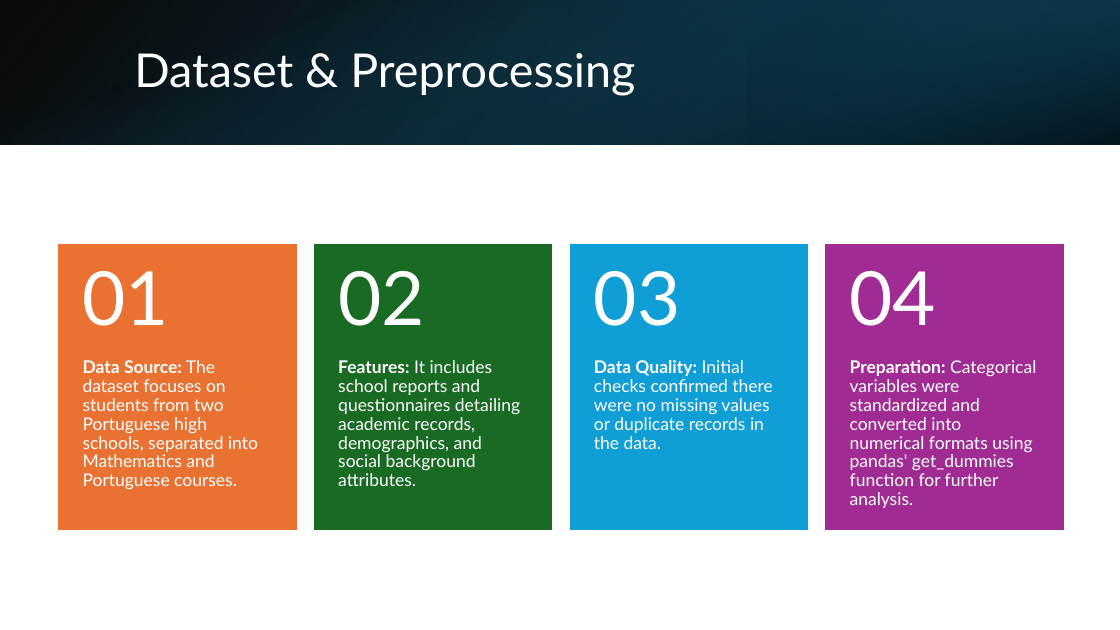
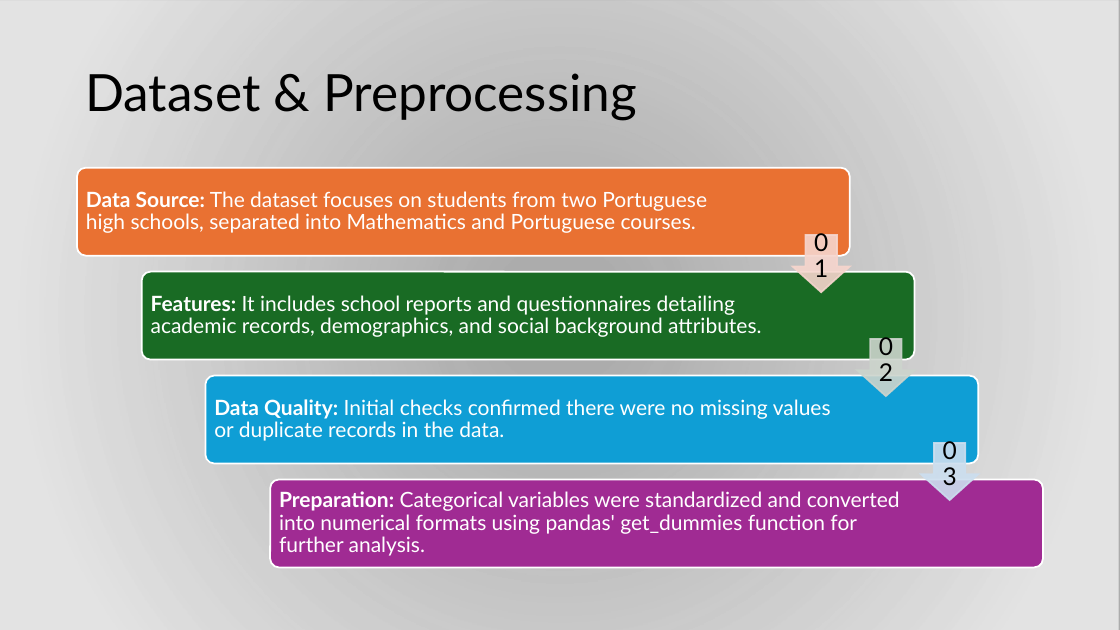
Before and after one commit to DanukaDilshann/Data-Mining, a slide deck: slide 3 of Intelligent Student Performance Analytics.pptx. Drawn at 1120x630 pixels with LibreOffice and Linux fonts; fonts in the diff are those of the drawing; background and template pictures are left out; a plain dark background stands for a picture behind light text. Boxes give left, top, right and bottom in pixels: in the first picture for what was removed or moved away, otherwise in the second. Text is boxed around its words. In the diff, an @@ line names an element or a change of style, - is before the commit and + after.

```diff
--- a/Intelligent Student Performance Analytics.pptx
+++ b/Intelligent Student Performance Analytics.pptx
@@ background #FFFFFF to picture (left out) @@
@@ rectangle removed at (0,0,1120,145) @@
@@ rectangle removed at (0,0,1120,145) @@
@@ rectangle added at (0,0,1120,630), fill gradient #E8E8E8 @@
@@ rectangle removed at (747,0,1120,145) @@
@@ title "Dataset & Preprocessing": place and size @@
-title "Dataset & Preprocessing" at (134,53,635,96)
+title "Dataset & Preprocessing" at (85,73,637,120)
@@ title "Dataset & Preprocessing" at (85,73,637,120): size 40 to 44 pt, text colour #FFFFFF to #000000 @@
@@ size 15 to 18 pt; more space between paragraphs; vertical alignment top to middle in 4 elements at (214,399,831,441), (279,491,900,556), (151,295,761,337), (86,191,707,233) @@
@@ text "Data Source: The dataset focuses ...": place and size @@
-text "Data Source: The dataset focuses ..." at (83,360,258,489)
+text "Data Source: The dataset focuses ..." at (86,191,707,233)
@@ text "01": place and size @@
-text "01" at (83,271,170,326)
+text "01" at (806,235,837,278)
@@ text "Features: It includes school reports ...": place and size @@
-text "Features: It includes school reports ..." at (338,360,520,486)
+text "Features: It includes school reports ..." at (151,295,761,337)
@@ group removed at (59,245,1064,528): 4 rectangles, 1 text @@
-04
@@ text "02": place and size @@
-text "02" at (338,271,425,326)
+text "02" at (870,339,902,382)
@@ text "Data Quality: Initial checks confirmed ...": place and size @@
-text "Data Quality: Initial checks confirmed ..." at (594,360,772,449)
+text "Data Quality: Initial checks confirmed ..." at (214,399,831,441)
@@ group added at (77,168,1044,568): 4 rounded rectangles, 3 down arrows @@
@@ size 64 to 21 pt, text colour #FFFFFF to #000000; alignment left to centre; less space between paragraphs in 3 elements at (806,235,837,278), (870,339,902,382), (934,443,965,486) @@
@@ text "03": place and size @@
-text "03" at (594,271,681,326)
+text "03" at (934,443,965,486)
@@ text "Preparation: Categorical variables were standardized ...": place and size @@
-text "Preparation: Categorical variables were standardized ..." at (850,360,1036,508)
+text "Preparation: Categorical variables were standardized ..." at (279,491,900,556)
```
Also in this commit, not shown: 7 other slides changed.
